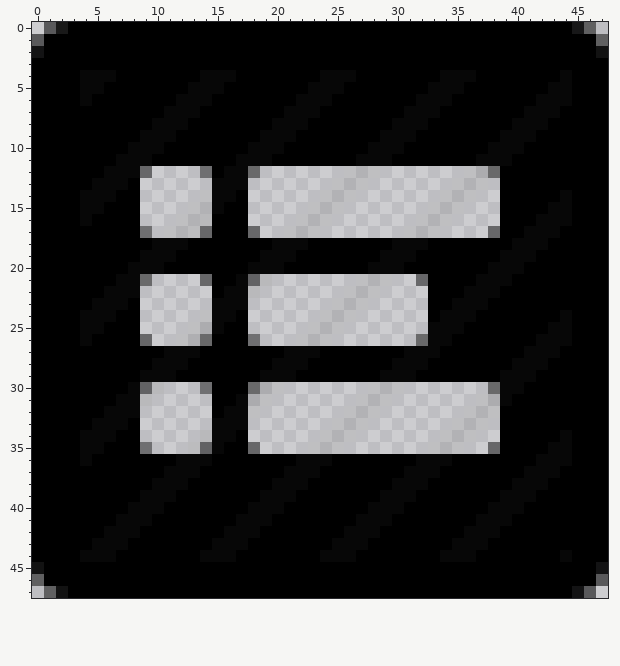
Two states of a pixel-art sprite, app/src/main/res/drawable/menu_list.png. This is how it looked before the edit.
The file is 48x48 pixels. Pixels under 10% opacity are left out. Colours within 5 levels of each other are drawn and written as one.
After the commit:
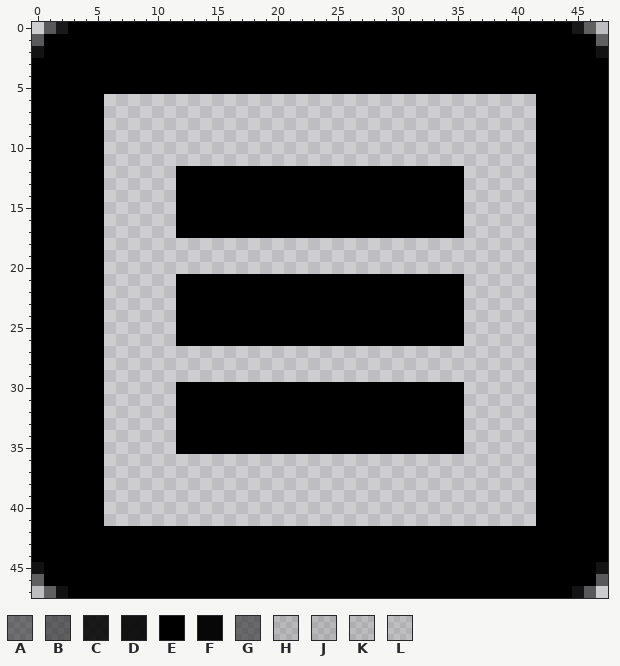
Palette (. is transparent): A #00000075  B #00000088  C #000000e0  D #000000e7  E #000000  F #070707  G #0d0d0d85  H #34343122  J #3a3a3724  K #3c3c381e  L #4444401a
Message: aesthetic changes to markers and menu
From old to new:
y 4: x 4..6 FFF -> EEE; x 14..16 FFF -> EEE; x 24..26 FFF -> EEE; x 34..36 FFF -> EEE; x 44 F -> E
y 5: x 4..5 FF -> EE; x 13..15 FFF -> EEE; x 23..25 FFF -> EEE; x 33..35 FFF -> EEE; x 43..44 FF -> EE
y 6: x 4 F -> E; x 6..44 EEEEEEFFFEEEEEEEFFFEEEEEEEFFFEEEEEEEFFF -> ....................................EEE
y 7: x 6..43 EEEEEFFFEEEEEEEFFFEEEEEEEFFFEEEEEEEFFF -> ....................................EE
y 8: x 6..42 EEEEFFFEEEEEEEFFFEEEEEEEFFFEEEEEEEFFF -> ....................................E
y 9: x 6..41 EEEFFFEEEEEEEFFFEEEEEEEFFFEEEEEEEFFF -> ....................................
y 10: x 6..41 EEFFFEEEEEEEFFFEEEEEEEFFFEEEEEEEFFFE -> ....................................
y 11: x 6..41 EFFFEEEEEEEFFFEEEEEEEFFFEEEEEEEFFFEE -> ....................................
y 12: x 6..9 FFFA -> ....; x 12..14 ..A -> EEE; x 16..41 FFG.......LLL.......LHGEEE -> EEEEEEEEEEEEEEEEEEEE......
y 13: x 5..8 FFFE -> E...; x 12..37 ...FFF.......LLL.......LLL -> EEEEEEEEEEEEEEEEEEEEEEEE..; x 39..41 EEE -> ...
y 14: x 4..8 FFFEE -> EE...; x 12..16 ..LFF -> EEEEE; x 18..36 ......LLL.......LLL -> EEEEEEEEEEEEEEEEEE.; x 39..41 EEE -> ...; x 44 F -> E
y 15: x 4..8 FFEEE -> EE...; x 12..15 .LLF -> EEEE; x 18..35 .....LLL.......LLL -> EEEEEEEEEEEEEEEEEE; x 39..41 EEE -> ...; x 43..44 FF -> EE
y 16: x 4 F -> E; x 6..8 EEE -> ...; x 12..14 LLH -> EEE; x 18..35 ....LLL.......LLL. -> EEEEEEEEEEEEEEEEEE; x 39..44 EEEFFF -> ...EEE
y 17: x 6..9 EEEA -> ....; x 11..14 LLKA -> .EEE; x 18..35 A..LLL.......LLL.. -> EEEEEEEEEEEEEEEEEE; x 38..43 AEEFFF -> ....EE
y 18: x 6..42 EEEEFFFEEEEEEEFFFEEEEEEEFFFEEEEEEEFFF -> ....................................E
y 19: x 6..41 EEEFFFEEEEEEEFFFEEEEEEEFFFEEEEEEEFFF -> ....................................
y 20: x 6..41 EEFFFEEEEEEEFFFEEEEEEEFFFEEEEEEEFFFE -> ....................................
y 21: x 6..9 EFFG -> ....; x 12..14 ..A -> EEE; x 17..32 FGH.......LLL..A -> EEEEEEEEEEEEEEEE; x 36..41 EFFFEE -> ......
y 22: x 6..8 FFF -> ...; x 12..14 ... -> EEE; x 16..32 FFH.......LLL.... -> EEEEEEEEEEEEEEEEE; x 36..41 FFFEEE -> ......
y 23: x 5..8 FFFE -> E...; x 12..32 ...FFF.......LLL..... -> EEEEEEEEEEEEEEEEEEEEE; x 35..41 FFFEEEE -> E......
y 24: x 4..8 FFFEE -> EE...; x 12..16 ..LFF -> EEEEE; x 18..32 ......LLL...... -> EEEEEEEEEEEEEEE; x 34..41 FFFEEEEE -> EE......; x 44 F -> E
y 25: x 4..8 FFEEE -> EE...; x 12..15 .LHF -> EEEE; x 18..41 .....LLL.......FFFEEEEEE -> EEEEEEEEEEEEEEEEEE......; x 43..44 FF -> EE
y 26: x 4 F -> E; x 6..9 EEEA -> ....; x 12..14 LKG -> EEE; x 18..34 A...LLL.......GFF -> EEEEEEEEEEEEEEEEE; x 36..44 EEEEEEFFF -> ......EEE
y 27: x 6..43 EEEEEFFFEEEEEEEFFFEEEEEEEFFFEEEEEEEFFF -> ....................................EE
y 28: x 6..42 EEEEFFFEEEEEEEFFFEEEEEEEFFFEEEEEEEFFF -> ....................................E
y 29: x 6..41 EEEFFFEEEEEEEFFFEEEEEEEFFFEEEEEEEFFF -> ....................................
y 30: x 6..10 EEFGH -> .....; x 12..14 ..A -> EEE; x 18..35 GHL.......LLL..... -> EEEEEEEEEEEEEEEEEE; x 38..41 GFFE -> ....
y 31: x 6..9 EFFH -> ....; x 12..14 ... -> EEE; x 17..35 FJL.......LLL...... -> EEEEEEEEEEEEEEEEEEE; x 37..41 LHFEE -> .....
y 32: x 6..8 FFF -> ...; x 12..14 ... -> EEE; x 16..41 FFL.......LLL.......LLLEEE -> EEEEEEEEEEEEEEEEEEEE......
y 33: x 5..8 FFFE -> E...; x 12..37 ...FFF.......LLL.......LLL -> EEEEEEEEEEEEEEEEEEEEEEEE..; x 39..41 EEE -> ...
y 34: x 4..8 FFFEE -> EE...; x 12..16 ..HFF -> EEEEE; x 18..36 ......LLL.......LLL -> EEEEEEEEEEEEEEEEEE.; x 39..41 EEE -> ...; x 44 F -> E
y 35: x 4..9 FFEEEA -> EE....; x 12..15 .KGF -> EEEE; x 18..35 A....LLL.......LLL -> EEEEEEEEEEEEEEEEEE; x 38..41 AEEE -> ....; x 43..44 FF -> EE
y 36: x 4 F -> E; x 6..44 EEEEEEFFFEEEEEEEFFFEEEEEEEFFFEEEEEEEFFF -> ....................................EEE
y 37: x 6..43 EEEEEFFFEEEEEEEFFFEEEEEEEFFFEEEEEEEFFF -> ....................................EE
y 38: x 6..42 EEEEFFFEEEEEEEFFFEEEEEEEFFFEEEEEEEFFF -> ....................................E
y 39: x 6..41 EEEFFFEEEEEEEFFFEEEEEEEFFFEEEEEEEFFF -> ....................................
y 40: x 6..41 EEFFFEEEEEEEFFFEEEEEEEFFFEEEEEEEFFFE -> ....................................
y 41: x 6..41 EFFFEEEEEEEFFFEEEEEEEFFFEEEEEEEFFFEE -> ....................................
y 42: x 6..8 FFF -> EEE; x 16..18 FFF -> EEE; x 26..28 FFF -> EEE; x 36..38 FFF -> EEE
y 43: x 5..7 FFF -> EEE; x 15..17 FFF -> EEE; x 25..27 FFF -> EEE; x 35..37 FFF -> EEE
y 44: x 4..6 FFF -> EEE; x 14..16 FFF -> EEE; x 24..26 FFF -> EEE; x 34..36 FFF -> EEE; x 44 F -> E
Pixel boxes of the changes (left, top, right, bottom) in both pictures:
changed: (80, 70, 572, 562)
